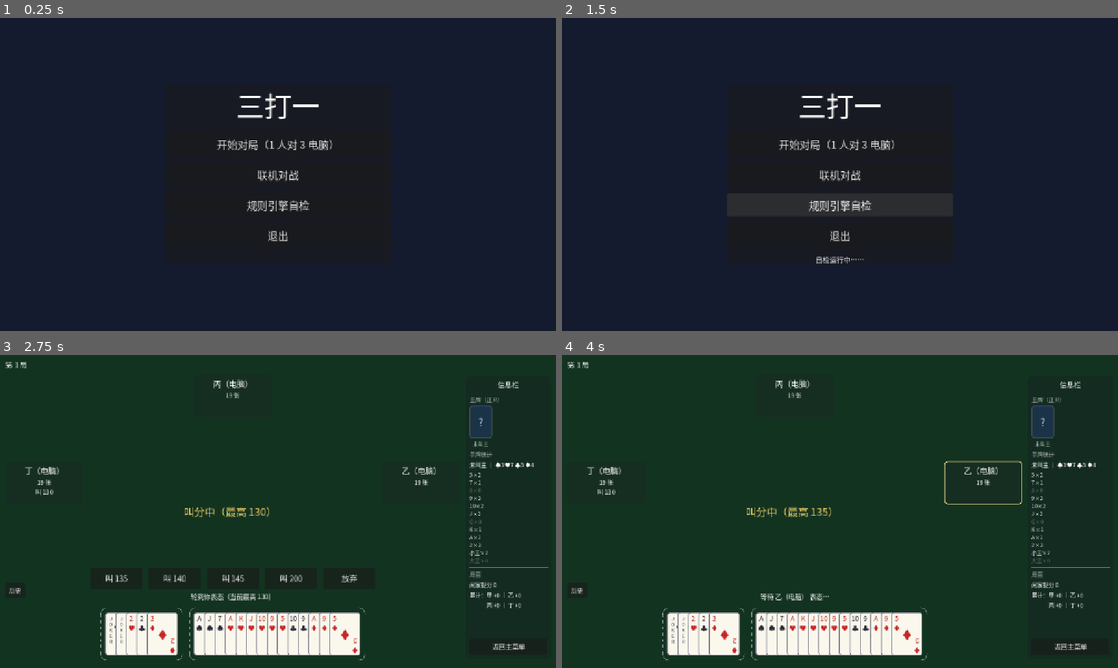
Above: before the commit, frames 1-4 (two rows, left to right).
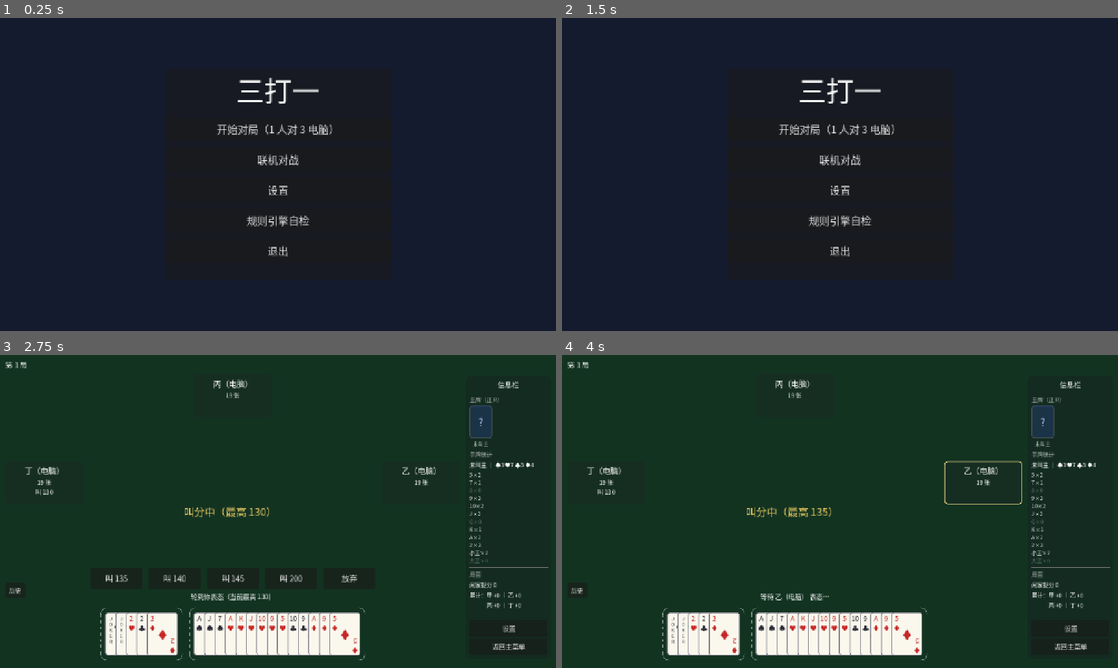
Above: after the commit, the same moments.

Repository: longy1/three-beat-one
Game: Godot game, scene res://scene/menu/main_menu.tscn
Same seed, same stepped clock (60 frames per second), same inputs: the game is played once before the commit and once after it.
Inputs (mouse positions are in pixels of both pictures, inside the frame that each line leads up to):
- Up to frame 1 (0.25 s): no input
- Up to frame 2 (1.5 s): click (840, 190) at 0.5 s, where only the run after the commit has a clickable "设置"; click (840, 208) at 1.25 s, where only the run after the commit has a clickable "完成"
- Up to frame 3 (2.75 s): click "开始对局（1 人对 3 电脑）" at 2 s
- Up to frame 4 (4 s): click (1067, 627) at 2.75 s, where only the run after the commit has a clickable "设置"; click "叫 135" at 3.5 s

The runs differ from the first frame. In frame 1, 2.2% of the frame differs, in the area x 39-60%, y 19-77%; in frame 2, 2.3%, in the area x 39-60%, y 19-79%; in frame 3, less than 0.1%; in frame 4, less than 0.1%.
Error before the commit: Parse Error: Identifier "AppSettings" not declared in the current scope. (res://test/test_components.gd:331)

Commit message:
ui: 游戏设置面板（主牌框左右/牌序方向）
AppSettings 单一事实源（静态状态 + ConfigFile user://settings.cfg 即时保存生效，
cfg_path 可重定向供测试）；SettingsDialog 程序化弹层（遮罩+居中锚点+循环切换
按钮+完成，变更回调驱动牌桌重渲）；主菜单与牌桌信息栏各加入口；
组件用例补设置持久化往返

Diff:
--- a/scene/menu/main_menu.tscn
+++ b/scene/menu/main_menu.tscn
@@ -53,6 +53,12 @@
 theme_override_font_sizes/font_size = 24
 text = "联机对战"
 
+[node name="SettingsButton" type="Button" parent="Center/Panel/VBox"]
+layout_mode = 2
+custom_minimum_size = Vector2(320, 52)
+theme_override_font_sizes/font_size = 24
+text = "设置"
+
 [node name="SelfTestButton" type="Button" parent="Center/Panel/VBox"]
 layout_mode = 2
 custom_minimum_size = Vector2(320, 52)
--- a/scene/table/info_sidebar.tscn
+++ b/scene/table/info_sidebar.tscn
@@ -105,6 +105,11 @@
 size_flags_vertical = 3
 mouse_filter = 2
 
+[node name="SettingsButton" type="Button" parent="VBox"]
+layout_mode = 2
+theme_override_font_sizes/font_size = 15
+text = "设置"
+
 [node name="MenuButton" type="Button" parent="VBox"]
 layout_mode = 2
 theme_override_font_sizes/font_size = 15
--- /dev/null
+++ b/script/app_settings.gd
@@ -0,0 +1,36 @@
+class_name AppSettings
+extends RefCounted
+## 游戏设置（单一事实源）：手牌区呈现偏好。主菜单与牌桌的设置入口共用同一份
+## 静态状态，变更即保存（ConfigFile user://settings.cfg）并即时生效——调用方
+## （game_table）在 on_changed 回调里重渲手牌即可。
+
+const CFG_PATH := "user://settings.cfg"
+
+## 手牌区主牌框位置：左（默认）或右
+enum MainSide { LEFT, RIGHT }
+## 牌点数排序方向：组内从大到小（默认）或从小到大；花色分组从左到右不变
+enum SortOrder { BIG_FIRST, SMALL_FIRST }
+
+static var main_side: int = MainSide.LEFT
+static var sort_order: int = SortOrder.BIG_FIRST
+## 存储路径（测试可指向临时文件，避免覆写真实用户设置）
+static var cfg_path: String = CFG_PATH
+
+
+static func _static_init() -> void:
+	load_settings()
+
+
+static func load_settings() -> void:
+	var cfg := ConfigFile.new()
+	if cfg.load(cfg_path) != OK:
+		return
+	main_side = cfg.get_value("hand", "main_side", MainSide.LEFT)
+	sort_order = cfg.get_value("hand", "sort_order", SortOrder.BIG_FIRST)
+
+
+static func save_settings() -> void:
+	var cfg := ConfigFile.new()
+	cfg.set_value("hand", "main_side", main_side)
+	cfg.set_value("hand", "sort_order", sort_order)
+	cfg.save(cfg_path)
--- a/script/menu/main_menu.gd
+++ b/script/menu/main_menu.gd
@@ -7,11 +7,17 @@
 func _ready() -> void:
 	$Center/Panel/VBox/StartButton.pressed.connect(_on_start)
 	$Center/Panel/VBox/OnlineButton.pressed.connect(_on_online)
+	$Center/Panel/VBox/SettingsButton.pressed.connect(_on_settings)
 	$Center/Panel/VBox/SelfTestButton.pressed.connect(_on_self_test)
 	$Center/Panel/VBox/QuitButton.pressed.connect(_on_quit)
 	if OS.has_feature("web"):
 		$Center/Panel/VBox/QuitButton.visible = false
 		$Center/Panel/VBox/SelfTestButton.visible = false
+
+
+## 游戏设置（与牌桌右下信息栏入口共用弹层；设置项即时保存生效）
+func _on_settings() -> void:
+	SettingsDialog.create(get_tree().root, func(): pass)
 
 
 func _on_start() -> void:
--- /dev/null
+++ b/script/menu/settings_dialog.gd
@@ -0,0 +1,108 @@
+class_name SettingsDialog
+extends PanelContainer
+## 游戏设置弹层：手牌区主牌框位置（左/右）与牌点数排序方向（从大到小/从小到大）。
+## 两项均为循环切换按钮（点按翻转并即时保存生效，AppSettings 单一事实源）；
+## on_changed 在每次变更时回调（牌桌据此重渲手牌）。程序化构建（与 ScoresDialog
+## 同口径：遮罩 + 居中锚点 UiStyle.center_anchor + 面板 z_index 60 + content_margin 15）。
+## 【完成】关闭。主菜单设置入口与牌桌右下信息栏设置入口共用本弹层。
+
+
+var _changed: Callable
+var _main_button: Button
+var _order_button: Button
+
+
+static func create(parent: Node, on_changed: Callable) -> SettingsDialog:
+	var dim := ColorRect.new()
+	dim.name = "SettingsDialogDim"
+	dim.color = Color(0, 0, 0, 0.45)
+	dim.set_anchors_preset(Control.PRESET_FULL_RECT)
+	dim.mouse_filter = Control.MOUSE_FILTER_STOP
+	parent.add_child(dim)
+	var dialog := SettingsDialog.new()
+	dialog.name = "SettingsDialog"
+	dialog.z_index = 60
+	parent.add_child(dialog)
+	dialog._build(func():
+		dim.queue_free()
+		dialog.queue_free())
+	dialog._changed = on_changed
+	return dialog
+
+
+func _build(on_close: Callable) -> void:
+	var anchor_pt: Vector2 = UiStyle.center_anchor(self)
+	anchor_left = anchor_pt.x
+	anchor_right = anchor_pt.x
+	anchor_top = anchor_pt.y
+	anchor_bottom = anchor_pt.y
+	grow_horizontal = Control.GROW_DIRECTION_BOTH
+	grow_vertical = Control.GROW_DIRECTION_BOTH
+	var style := StyleBoxFlat.new()
+	style.bg_color = Color(0.13, 0.24, 0.17)
+	style.set_corner_radius_all(10)
+	style.content_margin_left = 15
+	style.content_margin_right = 15
+	style.content_margin_top = 15
+	style.content_margin_bottom = 15
+	add_theme_stylebox_override("panel", style)
+
+	var box := VBoxContainer.new()
+	box.add_theme_constant_override("separation", 12)
+	box.custom_minimum_size = Vector2(380, 0)
+	add_child(box)
+
+	var title := Label.new()
+	title.text = "游戏设置"
+	title.horizontal_alignment = HORIZONTAL_ALIGNMENT_CENTER
+	title.add_theme_font_size_override("font_size", 24)
+	title.add_theme_color_override("font_color", Color(1, 0.9, 0.4))
+	box.add_child(title)
+
+	# 手牌区主牌框位置：左 ⇄ 右
+	_main_button = _row_button(box, "手牌区主牌", _main_text())
+	_main_button.pressed.connect(func():
+		AppSettings.main_side = AppSettings.MainSide.RIGHT \
+			if AppSettings.main_side == AppSettings.MainSide.LEFT else AppSettings.MainSide.LEFT
+		_apply_change(_main_button, _main_text()))
+	# 牌点数排序方向：从大到小 ⇄ 从小到大
+	_order_button = _row_button(box, "牌点数排序", _order_text())
+	_order_button.pressed.connect(func():
+		AppSettings.sort_order = AppSettings.SortOrder.SMALL_FIRST \
+			if AppSettings.sort_order == AppSettings.SortOrder.BIG_FIRST else AppSettings.SortOrder.BIG_FIRST
+		_apply_change(_order_button, _order_text()))
+
+	var done := Button.new()
+	done.text = "完成"
+	done.custom_minimum_size = Vector2(120, 40)
+	done.add_theme_font_size_override("font_size", 18)
+	UiStyle.pad_button(done)
+	done.pressed.connect(on_close)
+	var center := CenterContainer.new()
+	center.add_child(done)
+	box.add_child(center)
+
+
+func _row_button(box: VBoxContainer, label: String, value_text: String) -> Button:
+	var b := Button.new()
+	b.text = "%s：%s（点按切换）" % [label, value_text]
+	b.custom_minimum_size = Vector2(360, 44)
+	b.add_theme_font_size_override("font_size", 16)
+	UiStyle.pad_button(b)
+	box.add_child(b)
+	return b
+
+
+func _apply_change(button: Button, value_text: String) -> void:
+	AppSettings.save_settings()
+	button.text = button.text.get_slice("：", 0) + "：" + value_text + "（点按切换）"
+	if _changed.is_valid():
+		_changed.call()
+
+
+func _main_text() -> String:
+	return "在左" if AppSettings.main_side == AppSettings.MainSide.LEFT else "在右"
+
+
+func _order_text() -> String:
+	return "从大到小" if AppSettings.sort_order == AppSettings.SortOrder.BIG_FIRST else "从小到大"
--- a/script/table/info_sidebar.gd
+++ b/script/table/info_sidebar.gd
@@ -5,12 +5,16 @@
 
 
 signal menu_pressed
+signal settings_pressed  ## 设置入口（牌桌右下信息栏；主菜单另有同款入口）
 
 
 func _ready() -> void:
 	var menu_button: Button = $VBox/MenuButton
 	UiStyle.pad_button(menu_button)  # 文字与按钮边框留空 ≥ 半字号（UI 规范）
 	menu_button.pressed.connect(func(): menu_pressed.emit())
+	var settings_button: Button = $VBox/SettingsButton
+	UiStyle.pad_button(settings_button)
+	settings_button.pressed.connect(func(): settings_pressed.emit())
 	set_trump(null)
 
 
Not shown, added: script/app_settings.gd.uid
Not shown, added: script/menu/settings_dialog.gd.uid
